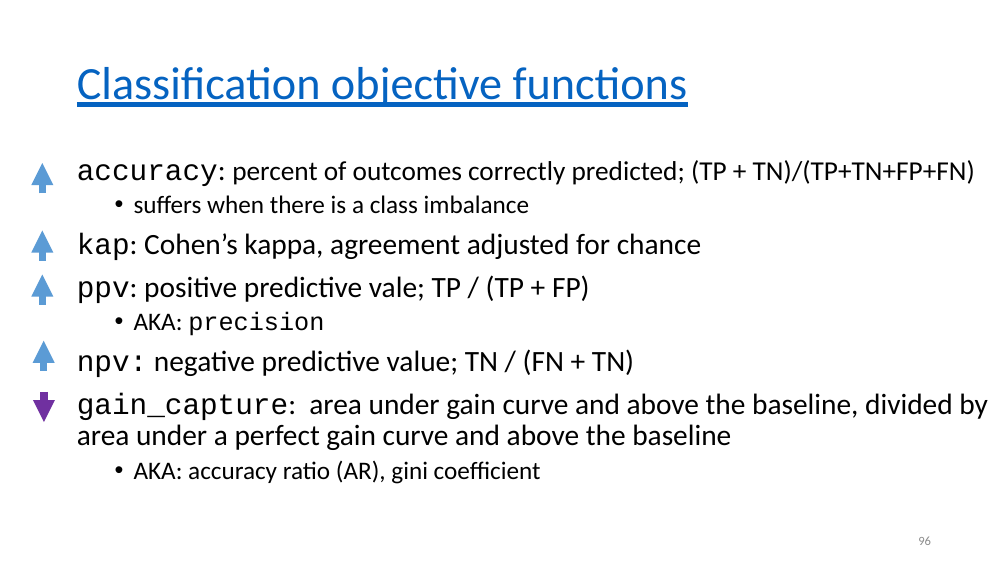
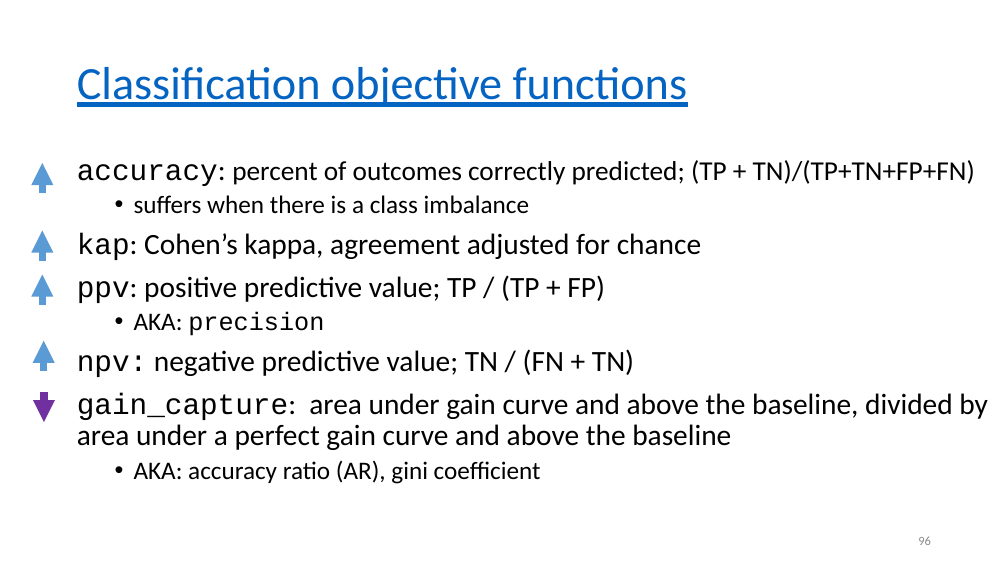
Before and after one commit to uo-datasci-specialization/c4-ml-fall-2020, a slide deck: slide 96 of slides/w6p1-knn/w6p1.pptx. Drawn at 1008x567 pixels with LibreOffice and Linux fonts; fonts in the diff are those of the drawing. Boxes give left, top, right and bottom in pixels: in the first picture for what was removed or moved away, otherwise in the second. Text is boxed around its words. In the diff, an @@ line names an element or a change of style, - is before the commit and + after.

Commit message:
w6 slides edit

```diff
--- a/slides/w6p1-knn/w6p1.pptx
+++ b/slides/w6p1-knn/w6p1.pptx
@@ text at <box>77,275,605,303</box>: text changed @@
-ppv: positive predictive vale; TP / (TP + FP)
+ppv: positive predictive value; TP / (TP + FP)
```
Also in this commit, not shown: 3 other slides changed.
